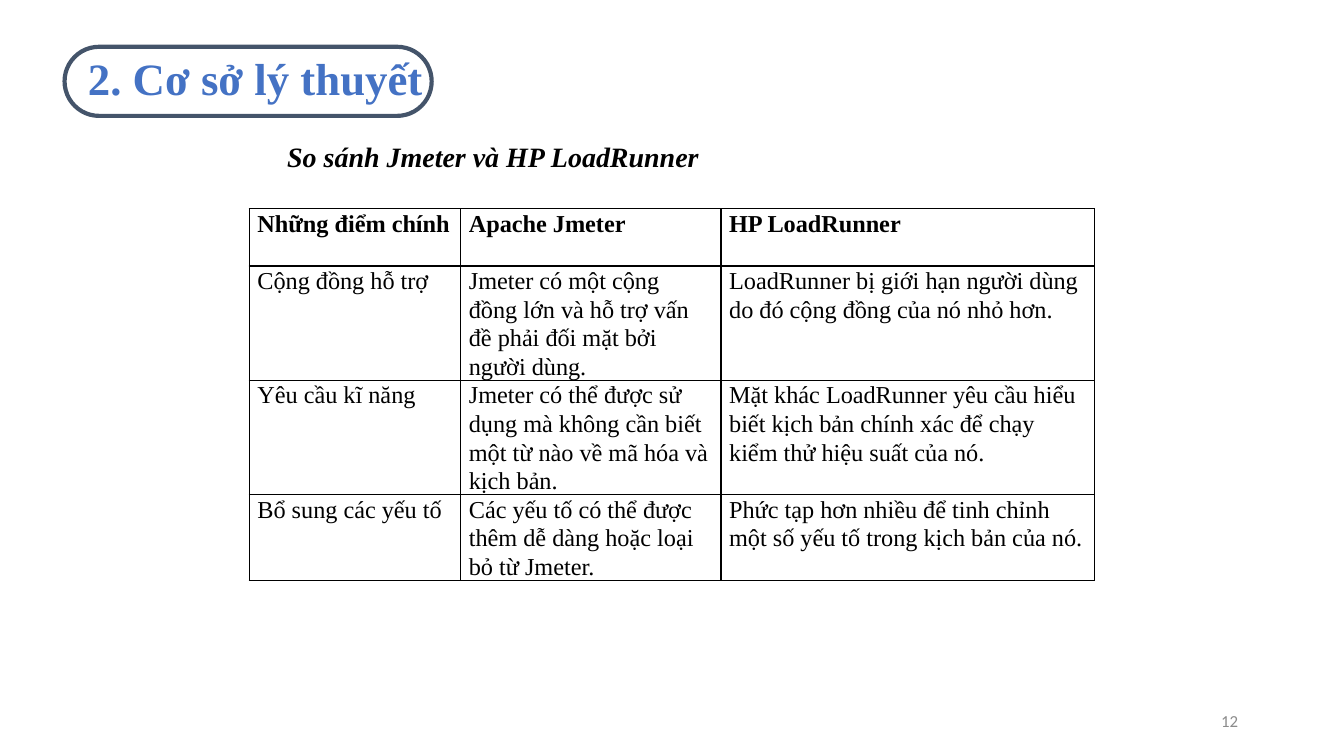
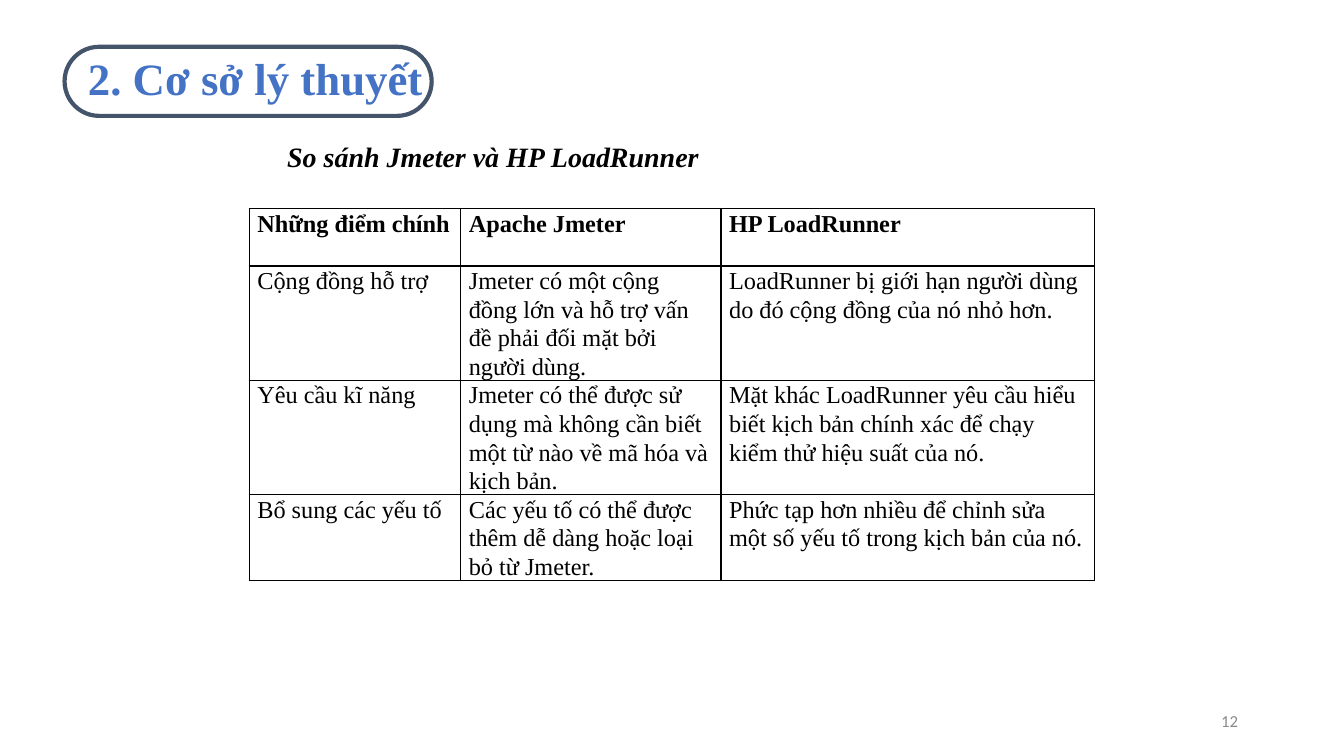
Before and after one commit to doanhuongly120620/DATN, a slide deck: slide 12 of Đồ án tốt nghiệp.pptx. Drawn at 1344x756 pixels with LibreOffice and Linux fonts; fonts in the diff are those of the drawing; background and template pictures are left out. Boxes give left, top, right and bottom in pixels: in the first picture for what was removed or moved away, otherwise in the second. Text is boxed around its words. In the diff, an @@ line names an element or a change of style, - is before the commit and + after.

```diff
--- a/Đồ án tốt nghiệp.pptx
+++ b/Đồ án tốt nghiệp.pptx
@@ table at (250, 266, 1095, 609) @@
-row 3, column 3: Phức tạp hơn nhiều để tinh chỉnh một số yếu tố trong kịch bản của nó.
+row 3, column 3: Phức tạp hơn nhiều để chỉnh sửa một số yếu tố trong kịch bản của nó.
```
Also in this commit, not shown: 5 other slides changed.
